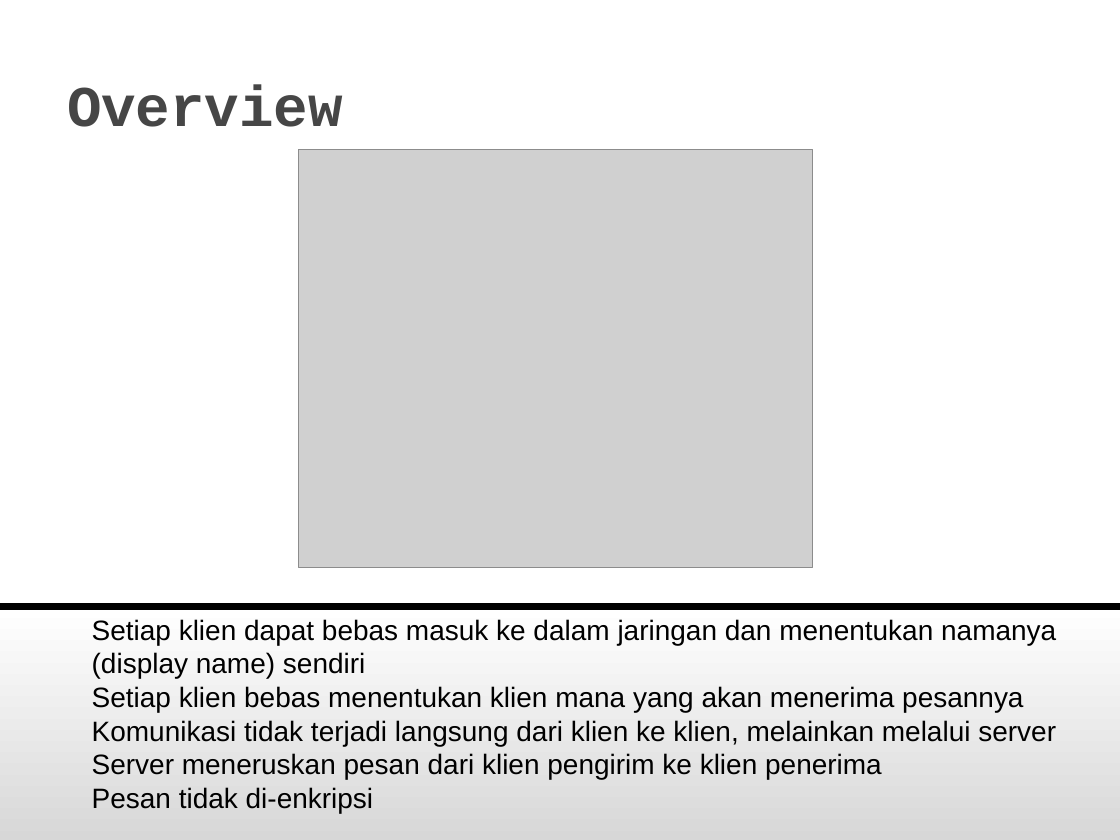
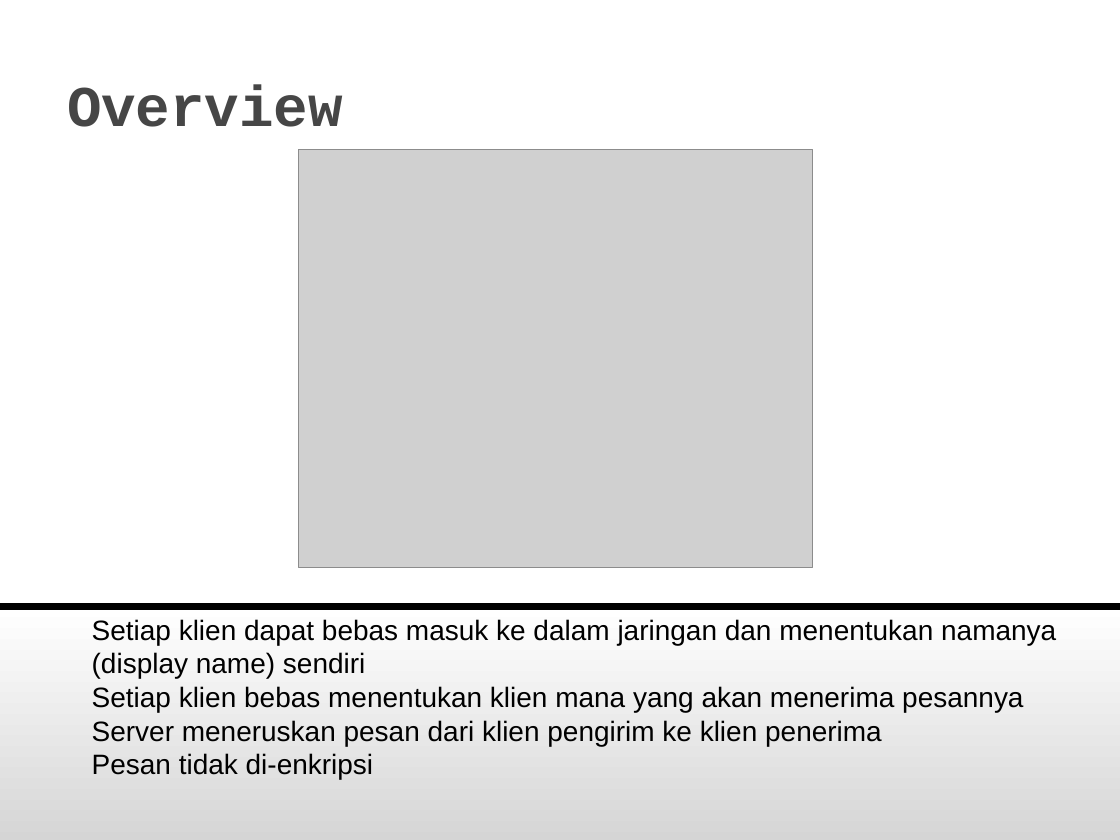
Before and after one commit to briliantnugraha/Project-KIJ-D, a slide deck: slide 2 of Chatting.ppt. Drawn at 1120x840 pixels with LibreOffice and Linux fonts; fonts in the diff are those of the drawing; grey boxes stand for pictures; background and template pictures are left out. Boxes give left, top, right and bottom in pixels: in the first picture for what was removed or moved away, otherwise in the second. Text is boxed around its words. In the diff, an @@ line names an element or a change of style, - is before the commit and + after.

```diff
--- a/Chatting.ppt
+++ b/Chatting.ppt
@@ text in rectangle at (92,720,1056,746): paragraph removed @@
-Komunikasi tidak terjadi langsung dari klien ke klien, melainkan melalui server
```
Also in this commit, not shown: 2 other slides changed, 1 other file.
